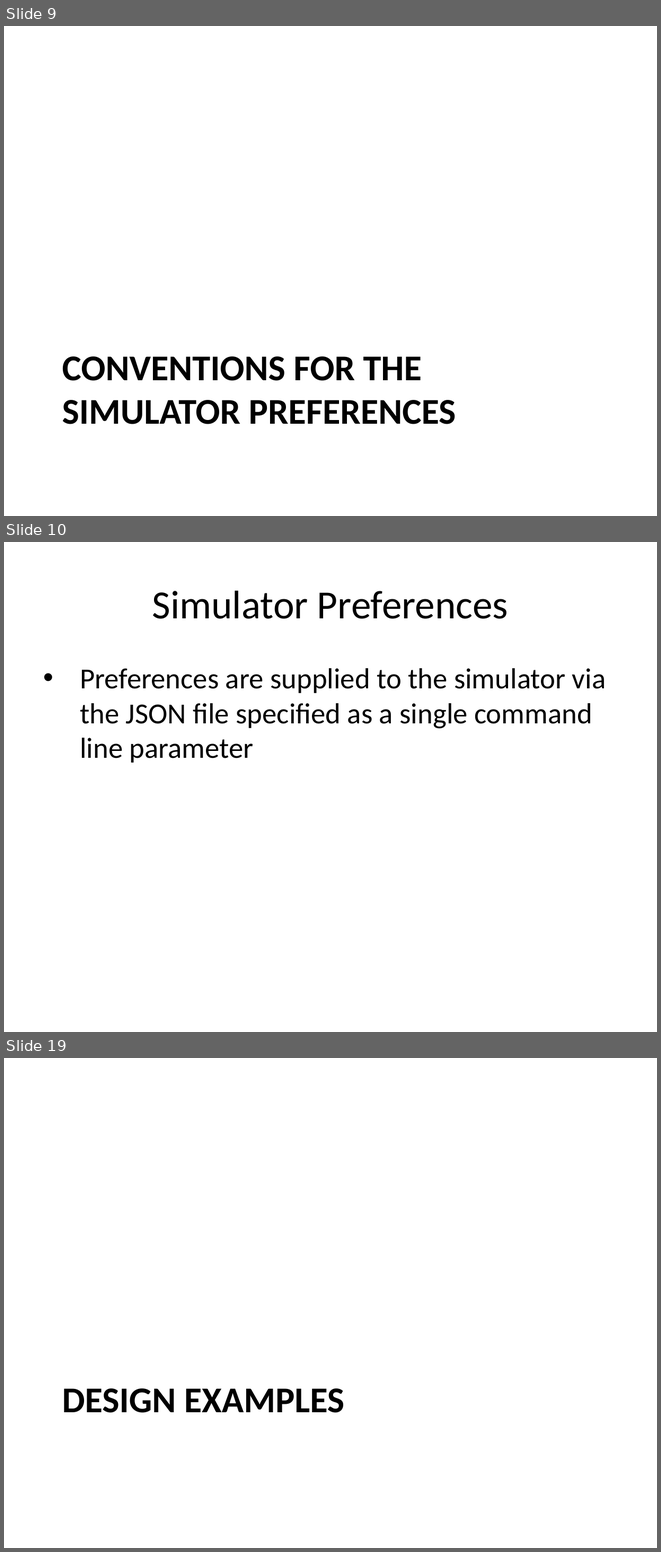
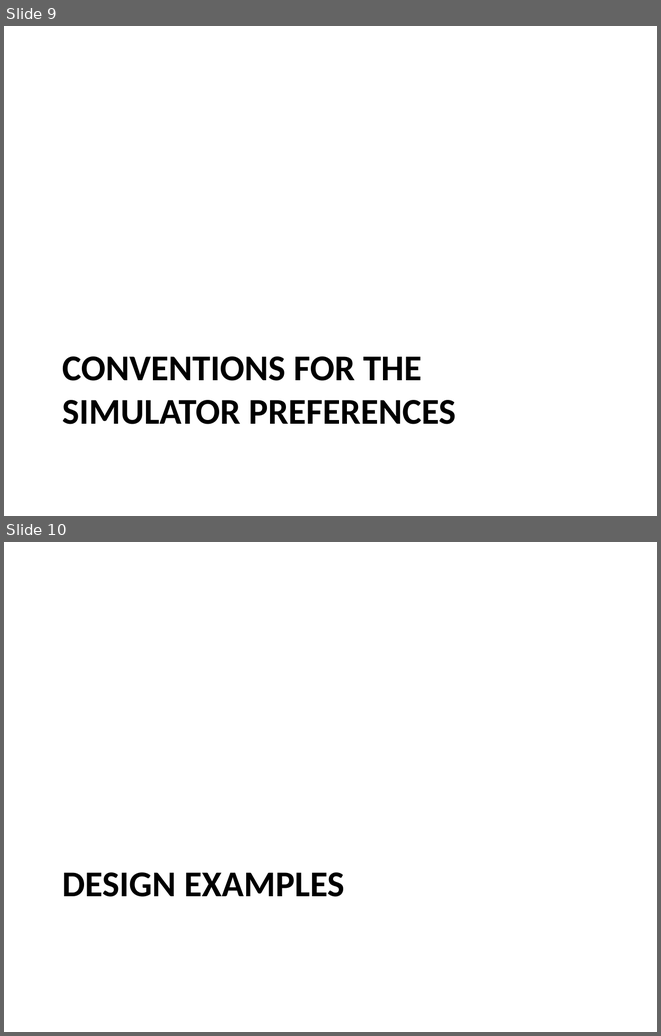
Before and after one commit to timurkelin/cosim, a slide deck: doc/cosim.pptx. Shown one above the other, each under a label of ours: slides 9, 10 and 19 before the commit, slides 9 and 10 after it; the slides between them are not shown. The pictures are 661x1552 and 661x1036 pixels, drawn with LibreOffice and Linux fonts; fonts in the diff are those of the drawing; background and template pictures are left out. Boxes give left, top, right and bottom in pixels: in the first picture for what was removed or moved away, otherwise in the second. Text is boxed around its words. In the diff, an @@ line names an element or a change of style, - is before the commit and + after.

```diff
--- a/doc/cosim.pptx
+++ b/doc/cosim.pptx
@@ slide 10 removed at <box>4,542,657,1032</box>, background #FFFFFF @@
@@ title removed at <box>152,590,508,619</box> @@
-Simulator Preferences
@@ text removed at <box>80,668,606,762</box> @@
-• Preferences are supplied to the simulator via the JSON file specified as a single command line parameter
@@ what was slide 19 is now slide 10 @@
```
Also in this commit, not shown: 8 other slides removed.
